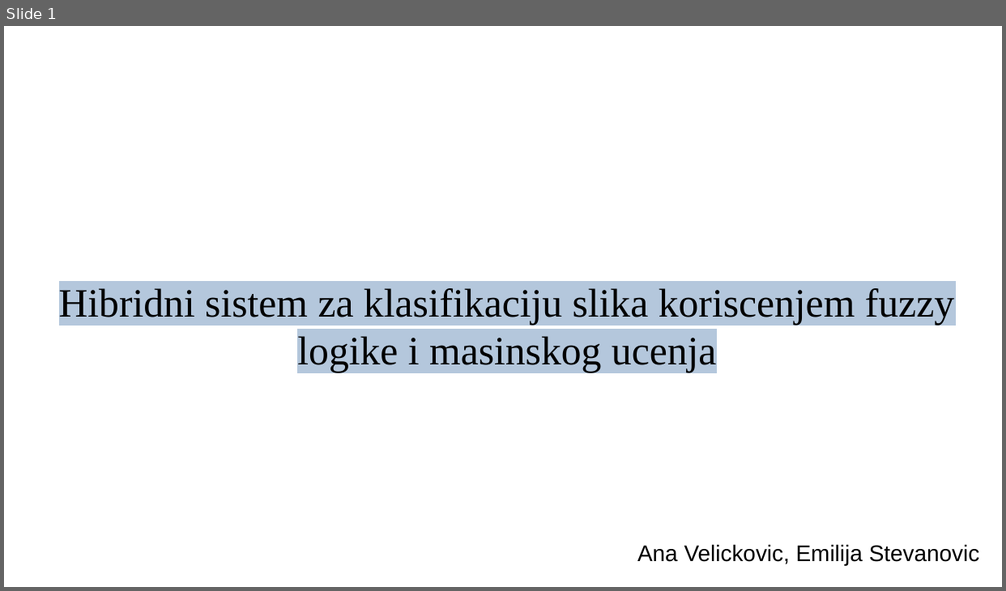
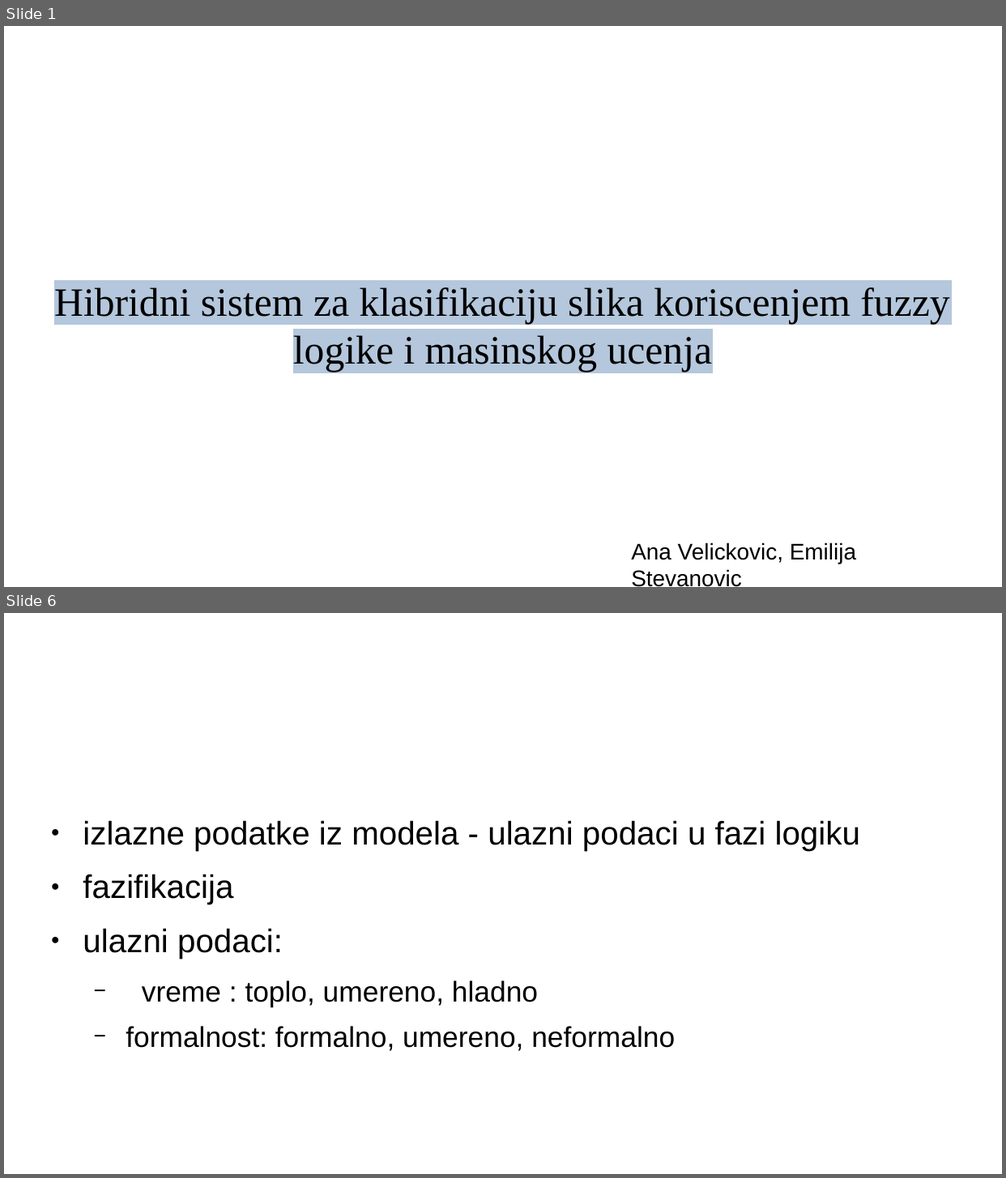
Before and after one commit to VelickovicAna/ri_projekat, a slide deck: prezentacija.odp. Shown one above the other, each under a label of ours: slide 1 before the commit, slides 1 and 6 after it; the slides between them are not shown. The pictures are 1006x591 and 1006x1178 pixels, drawn with LibreOffice and Linux fonts; fonts in the diff are those of the drawing; background and template pictures are left out. Boxes give left, top, right and bottom in pixels: in the first picture for what was removed or moved away, otherwise in the second. Text is boxed around its words. In the diff, an @@ line names an element or a change of style, - is before the commit and + after.

```diff
--- a/prezentacija.odp
+++ b/prezentacija.odp
@@ slide 6 added at <box>4,613,1002,1174</box>, background #FFFFFF @@
@@ text added at <box>83,820,860,1051</box>, 26 pt, text #000000 @@
+● izlazne podatke iz modela - ulazni podaci u fazi logiku
+● fazifikacija
+● ulazni podaci:
+  − vreme : toplo, umereno, hladno
+  − formalnost: formalno, umereno, neformalno
@@ title added at <box>715,820,766,845</box>, 35.7 pt, text #FFFFFF @@
+Fazi logika
@@ slide 1 changed as well @@
@@ subtitle "Hibridni sistem za klasifikaciju slika ...": place and size @@
-subtitle "Hibridni sistem za klasifikaciju slika ..." at <box>59,288,954,373</box>
+subtitle "Hibridni sistem za klasifikaciju slika ..." at <box>54,288,949,373</box>
@@ text "Ana Velickovic, Emilija Stevanovic" rewrapped from <box>637,544,980,565</box> to <box>631,543,856,587</box> @@
```
Also in this commit, not shown: 7 other slides added, 13 slides removed.
